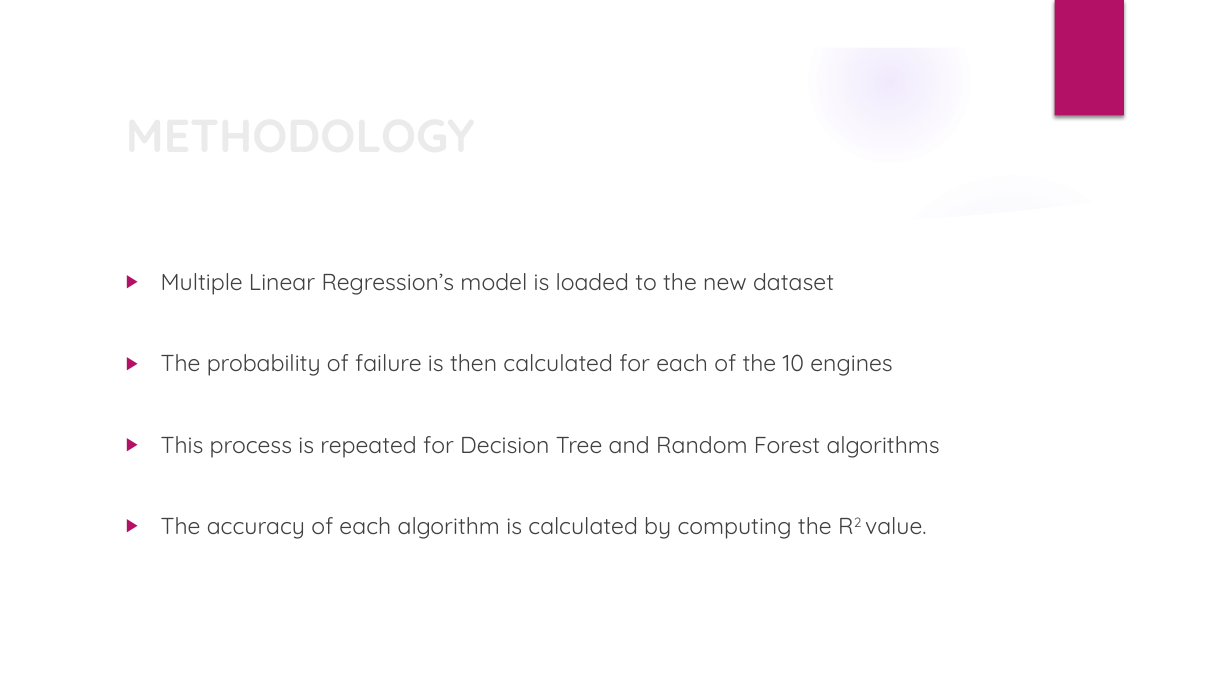
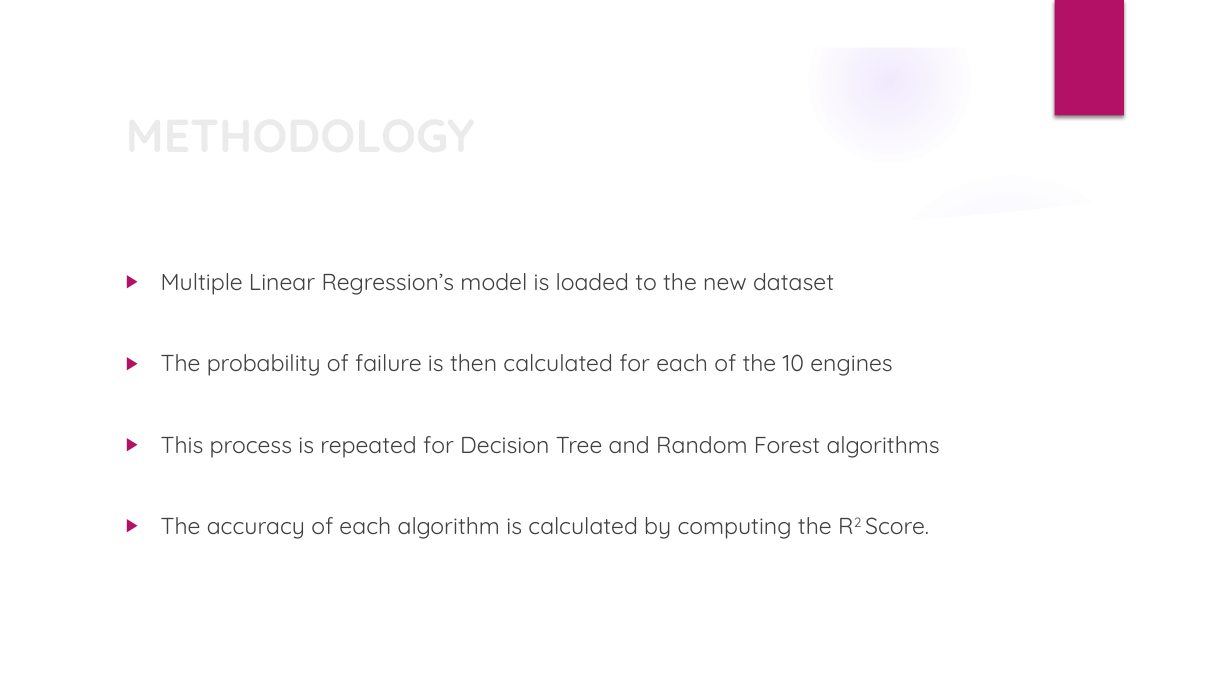
Before and after one commit to nsudhanva/ectm, a slide deck: slide 6 of docs/ectm_presentation.pptx. Drawn at 1232x693 pixels with LibreOffice and Linux fonts; fonts in the diff are those of the drawing; background and template pictures are left out. Boxes give left, top, right and bottom in pixels: in the first picture for what was removed or moved away, otherwise in the second. Text is boxed around its words. In the diff, an @@ line names an element or a change of style, - is before the commit and + after.

```diff
--- a/docs/ectm_presentation.pptx
+++ b/docs/ectm_presentation.pptx
@@ text at [161,517,929,539]: text changed @@
-▶ The accuracy of each algorithm is calculated by computing the R2 value.
+▶ The accuracy of each algorithm is calculated by computing the R2 Score.
```
Also in this commit, not shown: 3 other slides changed, 3 slides added, 3 slides removed, 4 other files.
